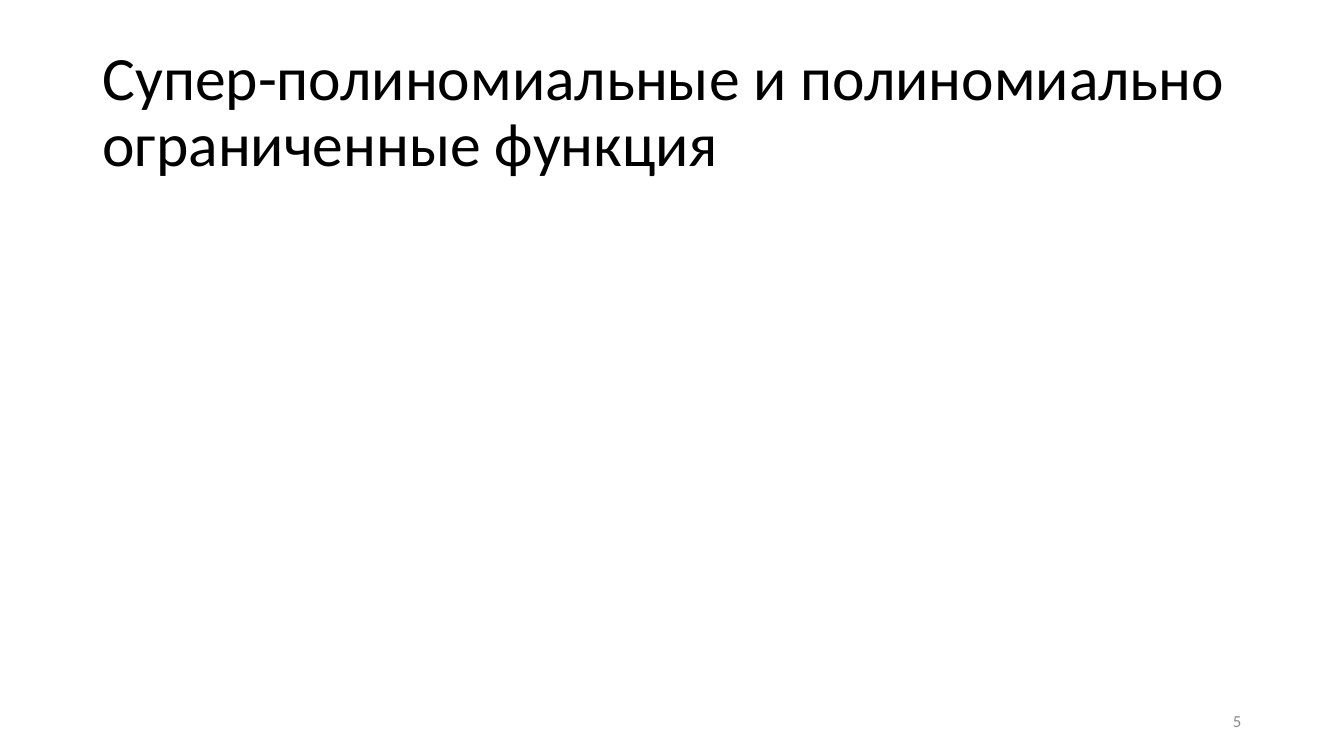
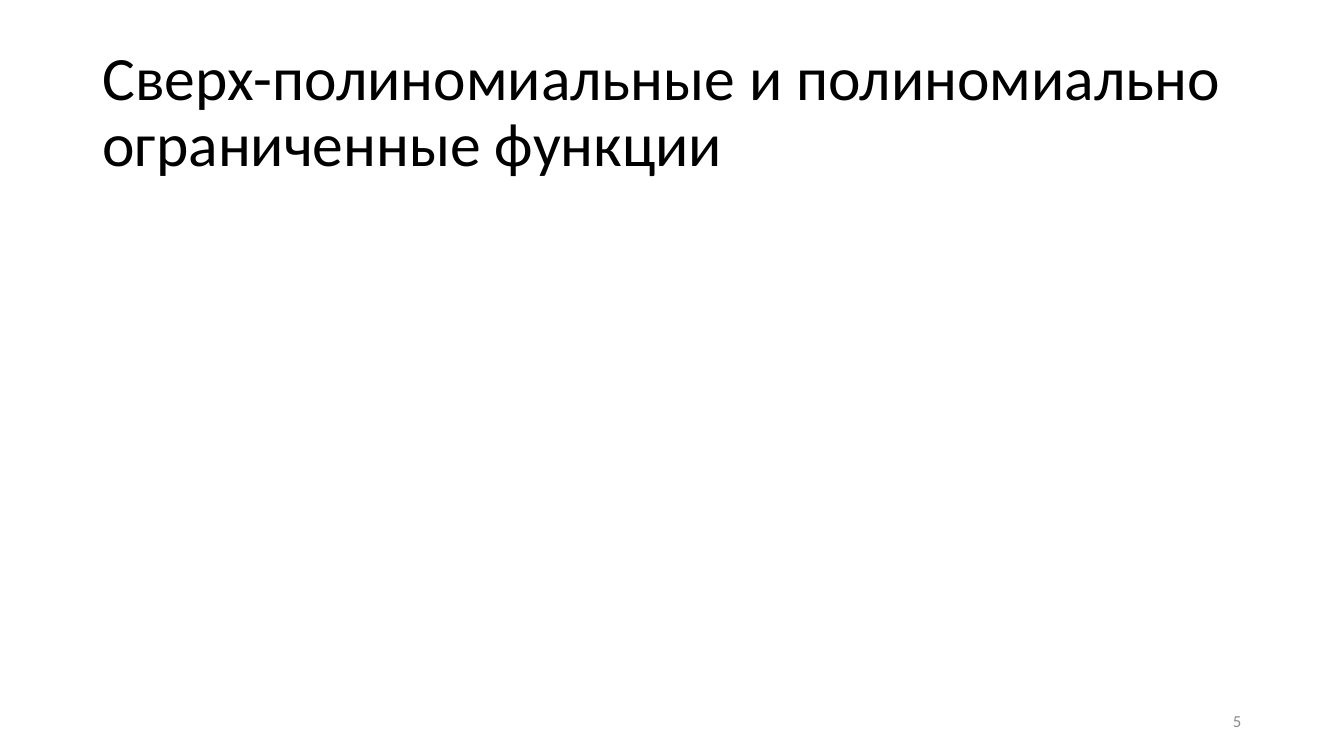
Before and after one commit to CryptoCourse/CryptoLectures, a slide deck: slide 5 of Lectures/Lecture2.pptx. Drawn at 1344x756 pixels with LibreOffice and Linux fonts; fonts in the diff are those of the drawing; grey boxes stand for pictures. Boxes give left, top, right and bottom in pixels: in the first picture for what was removed or moved away, otherwise in the second. Text is boxed around its words. In the diff, an @@ line names an element or a change of style, - is before the commit and + after.

```diff
--- a/Lectures/Lecture2.pptx
+++ b/Lectures/Lecture2.pptx
@@ title at (102,60,1219,176): text changed @@
-Супер-полиномиальные и полиномиально ограниченные функция
+Сверх-полиномиальные и полиномиально ограниченные функции
```
Also in this commit, not shown: 3 other slides changed, 1 slide added, 3 other files.
